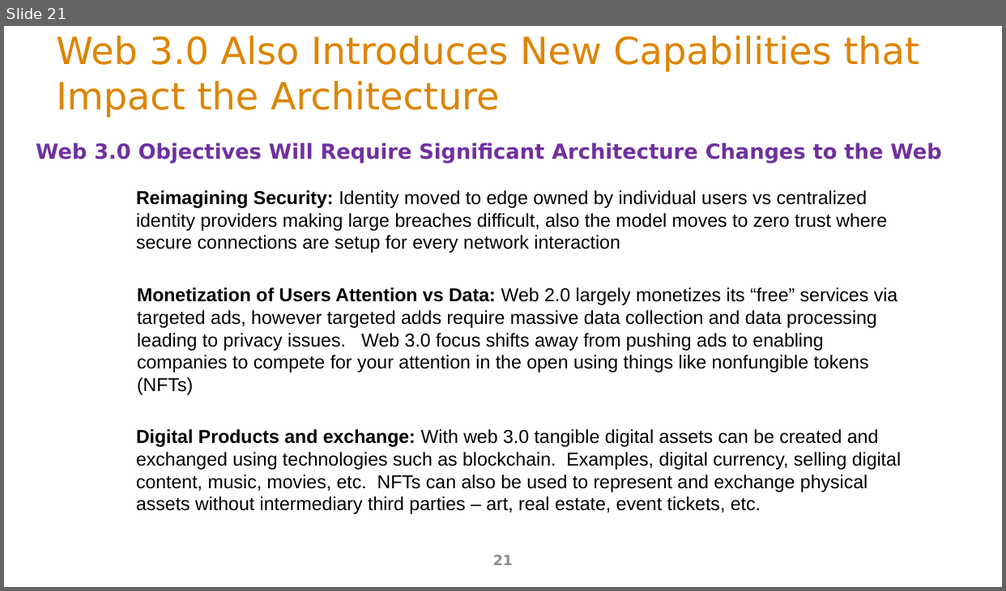
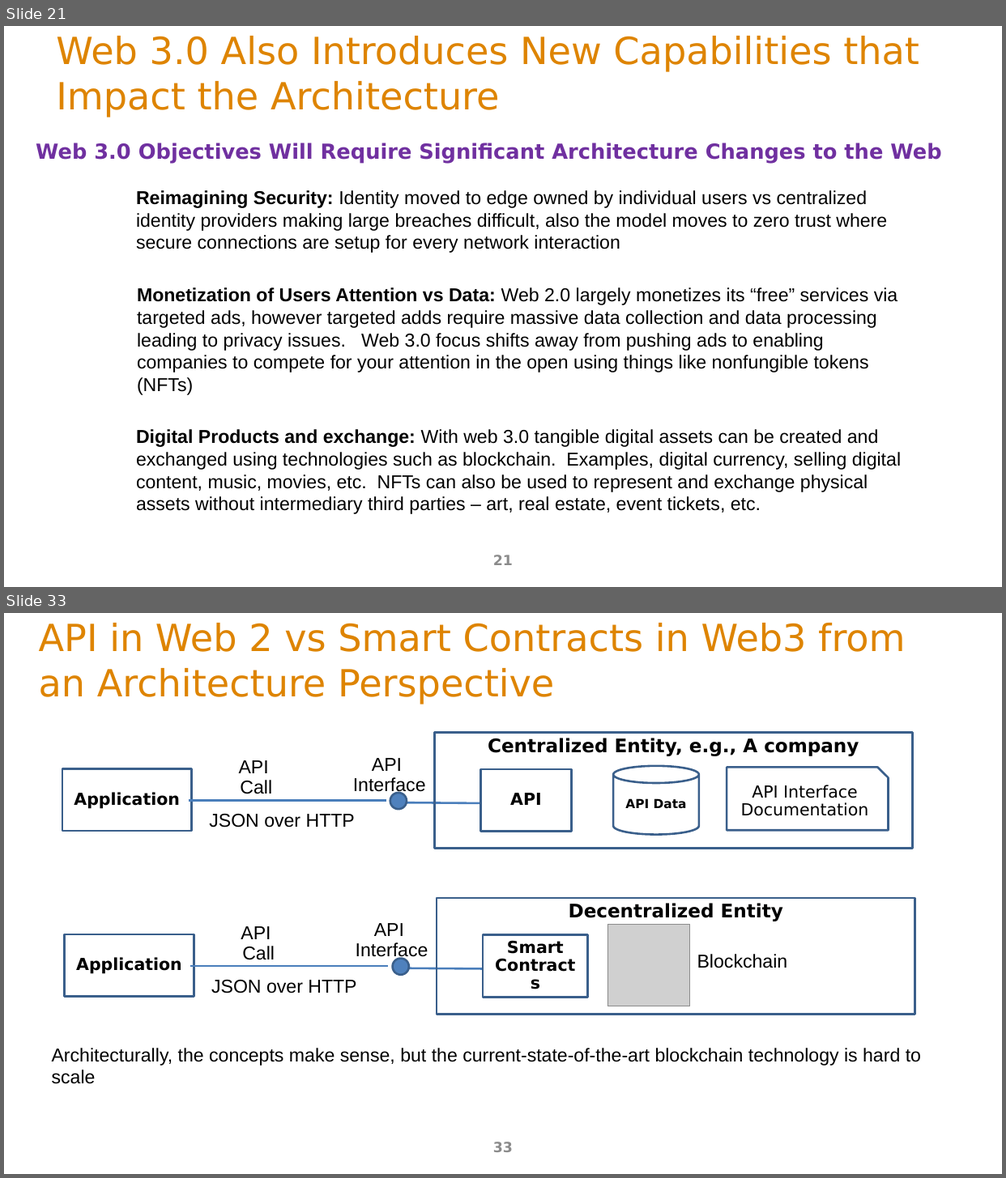
Before and after one commit to ArchitectingSoftware/SE577-SoftwareArchitecture, a slide deck: lectures/m5WebAndApiArchitecture.pptx. Shown one above the other, each under a label of ours: slide 21 before the commit, slides 21 and 33 after it; the slides between them are not shown. The pictures are 1006x591 and 1006x1178 pixels, drawn with LibreOffice and Linux fonts; fonts in the diff are those of the drawing; grey boxes stand for pictures. Boxes give left, top, right and bottom in pixels: in the first picture for what was removed or moved away, otherwise in the second. Text is boxed around its words. In the diff, an @@ line names an element or a change of style, - is before the commit and + after.

Commit message:
web architecture update

```diff
--- a/lectures/m5WebAndApiArchitecture.pptx
+++ b/lectures/m5WebAndApiArchitecture.pptx
@@ slide 33 added at (x1=4, y1=613, x2=1002, y2=1174), background #FFFFFF @@
@@ title added at (x1=39, y1=623, x2=905, y2=705), 36 pt, text #DE8400 @@
+API in Web 2 vs Smart Contracts in Web3 from an Architecture Perspective
@@ rectangle added at (x1=434, y1=733, x2=913, y2=849), outline #3A5F8C 2 pt, 18 pt, text #000000, bold @@
+Centralized Entity, e.g., A company
@@ text added at (x1=353, y1=758, x2=426, y2=795), 18 pt, text #000000 @@
+API
+Interface
@@ rectangle added at (x1=62, y1=769, x2=192, y2=831), outline #3A5F8C 2 pt, 16 pt, text #000000, bold @@
+Application
@@ text added at (x1=239, y1=760, x2=272, y2=794), 18 pt, text #000000 @@
+API
+Call
@@ rectangle added at (x1=481, y1=769, x2=572, y2=832), outline #3A5F8C 2 pt, 16 pt, text #000000, bold @@
+API
@@ cylinder added at (x1=613, y1=766, x2=699, y2=835), outline #3A5F8C 2 pt, 12 pt, text #000000, bold @@
+API Data
@@ snip rect added at (x1=727, y1=767, x2=889, y2=830), outline #3A5F8C 2 pt, 16 pt, text #000000 @@
+API Interface
+Documentation
@@ line added from (188, 801) to (386, 801), #4B7EBC 2 pt @@
@@ ellipse added at (x1=390, y1=793, x2=407, y2=809), fill #4F81BD, outline #3A5F8C 2 pt @@
@@ line added from (405, 803) to (481, 803), #4B7EBC 2 pt @@
@@ text added at (x1=209, y1=814, x2=355, y2=828), 18 pt, text #000000 @@
+JSON over HTTP
@@ rectangle added at (x1=437, y1=898, x2=915, y2=1014), outline #3A5F8C 2 pt, 18 pt, text #000000, bold @@
+Decentralized Entity
@@ text added at (x1=241, y1=926, x2=275, y2=960), 18 pt, text #000000 @@
+API
+Call
@@ text added at (x1=356, y1=923, x2=428, y2=961), 18 pt, text #000000 @@
+API
+Interface
@@ picture added at (x1=607, y1=924, x2=690, y2=1007) @@
@@ rectangle added at (x1=65, y1=935, x2=194, y2=997), outline #3A5F8C 2 pt, 16 pt, text #000000, bold @@
+Application
@@ rectangle added at (x1=484, y1=935, x2=588, y2=997), outline #3A5F8C 2 pt, 16 pt, text #000000, bold @@
+Smart
+Contracts
@@ line added from (190, 966) to (388, 966), #4B7EBC 2 pt @@
@@ ellipse added at (x1=393, y1=959, x2=409, y2=975), fill #4F81BD, outline #3A5F8C 2 pt @@
@@ line added from (407, 969) to (484, 969), #4B7EBC 2 pt @@
@@ text added at (x1=697, y1=954, x2=788, y2=969), 18 pt, text #000000 @@
+Blockchain
@@ text added at (x1=211, y1=980, x2=356, y2=994), 18 pt, text #000000 @@
+JSON over HTTP
@@ text added at (x1=52, y1=1048, x2=921, y2=1084), 18 pt, text #000000 @@
+Architecturally, the concepts make sense, but the current-state-of-the-art blockchain technology is hard to scale
@@ page number added at (x1=493, y1=1142, x2=513, y2=1152), 13.5 pt, text #8C8C8C @@
+33
```
Also in this commit, not shown: 13 other slides added, 1 other file.
